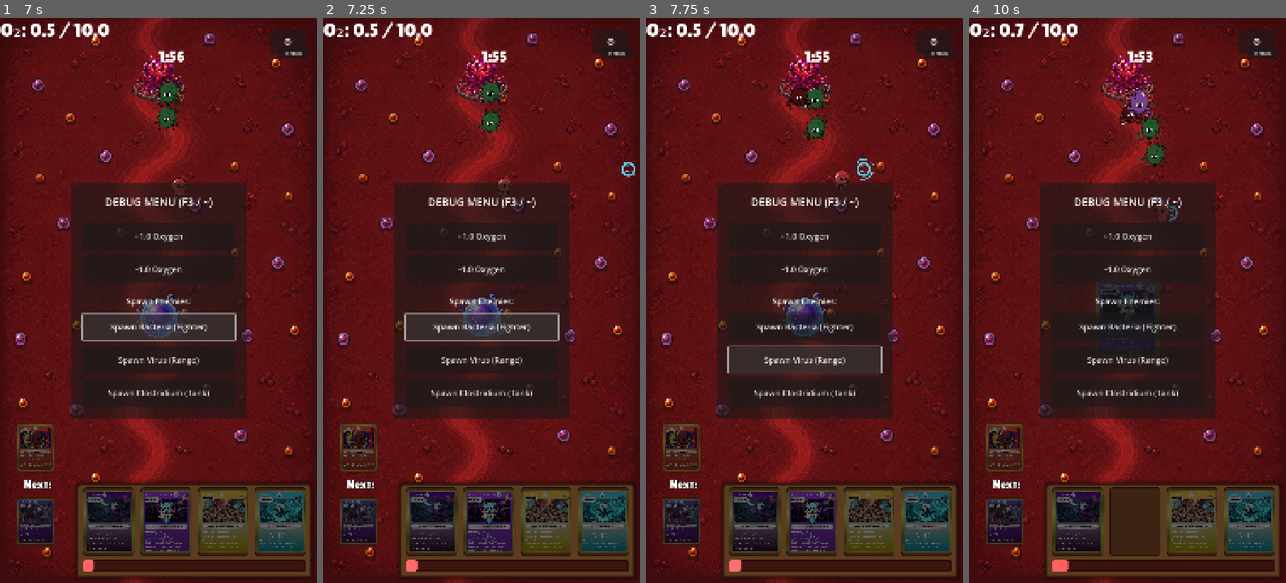
Above: before the commit, frames 1-4 (left to right).
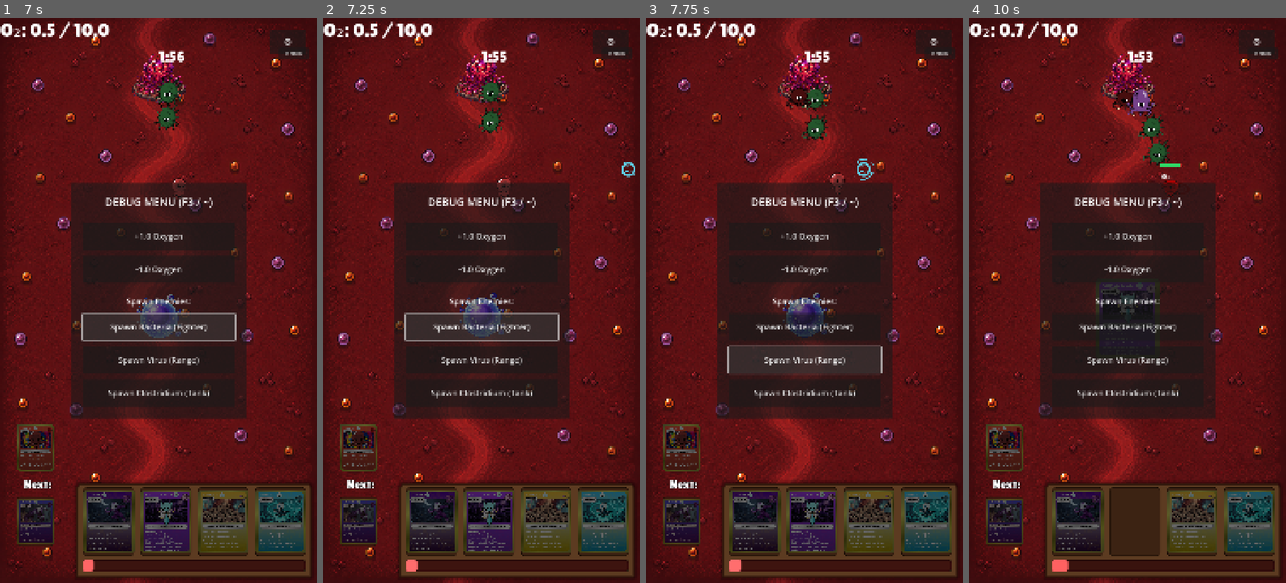
Above: after the commit, the same moments.

Repository: viPipar/veinguard
Game: Godot game, scene res://core/ui/MainMenu.tscn
Two runs of this game, one before a commit and one after it. Both use one fixed random seed, a clock stepped at 60 frames per second and the inputs below. Sound files missing from this copy of the repository are replaced by a short silence.
Inputs (mouse positions are in pixels of both pictures, inside the frame that each line leads up to):
- Up to frame 1 (7 s): click "START DEFENSE" at 0.5 s; click "LEVEL 1" at 1.25 s; click "⚙" at 2 s; tap Enter at 2.75 s; move the mouse to (228, 272) at 2.77 s; click (228, 272) at 2.92 s; click "BACK" at 3.5 s; click "DEBUG" at 4.25 s; click "+1.0 Oxygen" at 5 s; click "-1.0 Oxygen" at 5.75 s; click "Spawn Bacteria (Fighter)" at 6.5 s
- Up to frame 2 (7.25 s): no input
- Up to frame 3 (7.75 s): click "Spawn Virus (Range)" at 7.25 s
- Up to frame 4 (10 s): click "Spawn Clostridium (Tank)" at 8 s; click (1076, 520) at 8.75 s; click (1133, 520) at 9.5 s

Frame 1 is identical in both runs. In frame 2, less than 0.1% of the frame differs, in the area x 54-60%, y 28-33%; in frame 3, 0.2%; in frame 4, 1.0%, in the area x 45-68%, y 12-37%.

Commit message:
Auto-commit before pull

Diff:
--- a/veinguard/units/enemies/bacteria/Streptococcus_pneumoniae/bacteria_stats.tres
+++ b/veinguard/units/enemies/bacteria/Streptococcus_pneumoniae/bacteria_stats.tres
@@ -8,7 +8,7 @@
 description = ""
 max_hp = 60.0
 move_speed = 50.0
-damage = 10.0
+damage = 5.0
 attack_range = 80.0
 attack_speed = 1.0
 cost = 0
--- a/veinguard/units/enemies/bacteria/clostridium/clostridium_stats.tres
+++ b/veinguard/units/enemies/bacteria/clostridium/clostridium_stats.tres
@@ -8,7 +8,7 @@
 description = "Bakteri pembentuk spora. Menembakkan racun saraf dari jauh yang memperlambat atau melumpuhkan unit imun."
 max_hp = 150.0
 move_speed = 35.0
-damage = 12.0
+damage = 6.0
 attack_range = 280.0
 attack_speed = 0.5
 cost = 0
--- a/veinguard/units/enemies/virus/Virus.gd
+++ b/veinguard/units/enemies/virus/Virus.gd
@@ -15,6 +15,7 @@
 
 func _physics_process(delta: float) -> void:
 	if current_state == State.DIE:
+		super._physics_process(delta)
 		return
 
 	_retarget_timer += delta
--- a/veinguard/units/enemies/virus/virus_stats.tres
+++ b/veinguard/units/enemies/virus/virus_stats.tres
@@ -1,13 +1,14 @@
-[gd_resource type="Resource" script_class="UnitStats" load_steps=2 format=3 uid="uid://cy945x48rnxvq"]
+[gd_resource type="Resource" script_class="UnitStats" load_steps=2 format=3 uid="uid://c0a45x48rnxvq"]
 
 [ext_resource type="Script" uid="uid://c5gbukkn4s3uk" path="res://core/resources/UnitStats.gd" id="1_stats"]
 
 [resource]
 script = ExtResource("1_stats")
 unit_name = "Virus Ranged"
+description = ""
 max_hp = 60.0
 move_speed = 70.0
-damage = 15.0
+damage = 7.0
 attack_range = 350.0
 attack_speed = 0.8
 cost = 0
--- a/veinguard/units/player/Makrofag/makrofag_stats.tres
+++ b/veinguard/units/player/Makrofag/makrofag_stats.tres
@@ -8,7 +8,7 @@
 description = ""
 max_hp = 250.0
 move_speed = 35.0
-damage = 9999.0
+damage = 100.0
 attack_range = 55.0
 attack_speed = 0.2
 cost = 7
--- a/veinguard/units/player/eosinofil/eosinofil_stats.tres
+++ b/veinguard/units/player/eosinofil/eosinofil_stats.tres
@@ -5,13 +5,13 @@
 [resource]
 script = ExtResource("1_n10i2")
 knockback_force = 400.0
-dot_damage = 5.0
+dot_damage = 20.0
 dot_duration = 3.0
-unit_name = "Unknown Unit"
+unit_name = "Limfosit B"
 description = ""
-max_hp = 100.0
-move_speed = 80.0
-damage = 10.0
+max_hp = 50.0
+move_speed = 45.0
+damage = 20.0
 attack_range = 50.0
 attack_speed = 1.0
 cost = 5
--- a/veinguard/units/player/eritrosit/eritrosit_stats.tres
+++ b/veinguard/units/player/eritrosit/eritrosit_stats.tres
@@ -6,8 +6,8 @@
 script = ExtResource("1_vdecg")
 unit_name = "Eritrosit"
 description = "ABCDEF"
-max_hp = 40.0
-move_speed = 110.0
+max_hp = 60.0
+move_speed = 80.0
 damage = 0.0
 attack_range = 0.0
 attack_speed = 0.0
--- a/veinguard/units/player/killer_t/killert_stats.tres
+++ b/veinguard/units/player/killer_t/killert_stats.tres
@@ -7,8 +7,8 @@
 unit_name = "Killer T"
 description = ""
 max_hp = 100.0
-move_speed = 80.0
-damage = 10.0
+move_speed = 100.0
+damage = 15.0
 attack_range = 50.0
 attack_speed = 1.0
 cost = 4
--- a/veinguard/units/player/natural_killer/nkiller_stats.tres
+++ b/veinguard/units/player/natural_killer/nkiller_stats.tres
@@ -7,8 +7,8 @@
 unit_name = "Natural Killer"
 description = ""
 max_hp = 80.0
-move_speed = 90.0
-damage = 25.0
+move_speed = 100.0
+damage = 30.0
 attack_range = 50.0
 attack_speed = 1.0
 cost = 4
--- a/veinguard/units/player/trombosit/trombosit_stats.tres
+++ b/veinguard/units/player/trombosit/trombosit_stats.tres
@@ -6,9 +6,9 @@
 script = ExtResource("1_anfj4")
 unit_name = "Trombosit"
 description = ""
-max_hp = 120.0
-move_speed = 60.0
-damage = 15.0
+max_hp = 40.0
+move_speed = 80.0
+damage = 0.0
 attack_range = 220.0
 attack_speed = 1.2
 cost = 2
Not shown, changed: veinguard/assets/ui/Character/Clostridium.png.import
Not shown, changed: veinguard/assets/ui/Character/Eusinofil_Idle.png.import
Not shown, changed: veinguard/assets/ui/Character/Eusinofil_attack.png.import
Not shown, changed: veinguard/assets/ui/Character/Eusinofil_walk.png.import
Not shown, changed: veinguard/assets/ui/Character/Group 5.png.import
Not shown, changed: veinguard/assets/ui/Character/Makrofag_Eat.png.import
Not shown, changed: veinguard/assets/ui/Character/Makrofag_Idle.png.import
Not shown, changed: veinguard/assets/ui/Character/Makrofag_Walk.png.import
Not shown, changed: veinguard/assets/ui/Character/NTKiller_idle.png.import
Not shown, changed: veinguard/assets/ui/Character/NTkiller_walk.png.import
Not shown, changed: veinguard/assets/ui/Character/Ntkiller_attack.png.import
Not shown, changed: veinguard/assets/ui/Character/ProjectileB.png.import
(and 30 more such lines)
